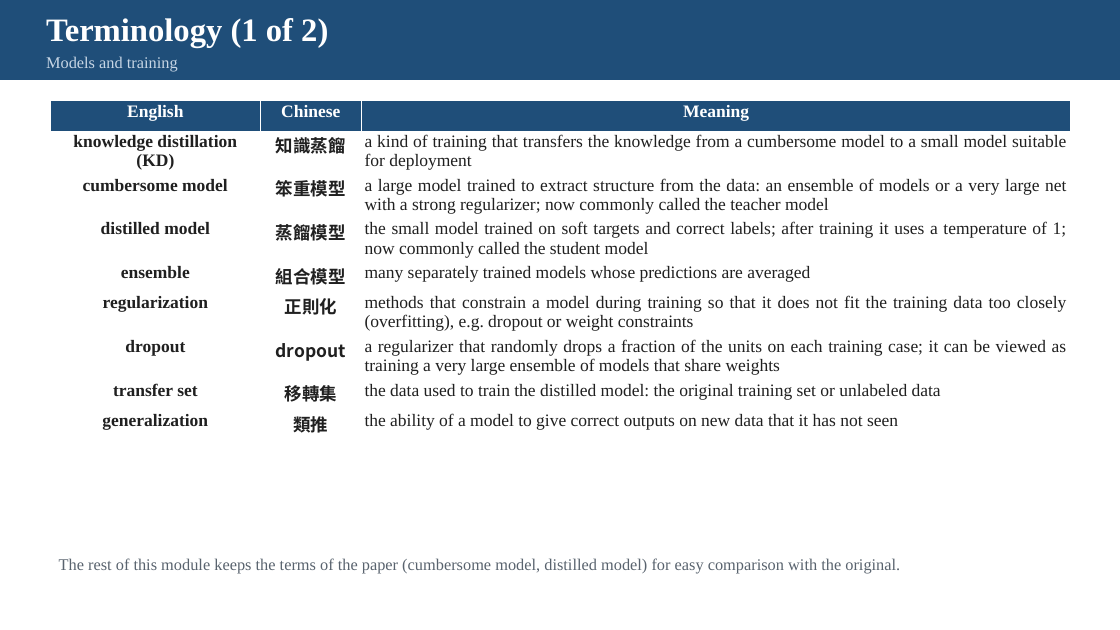
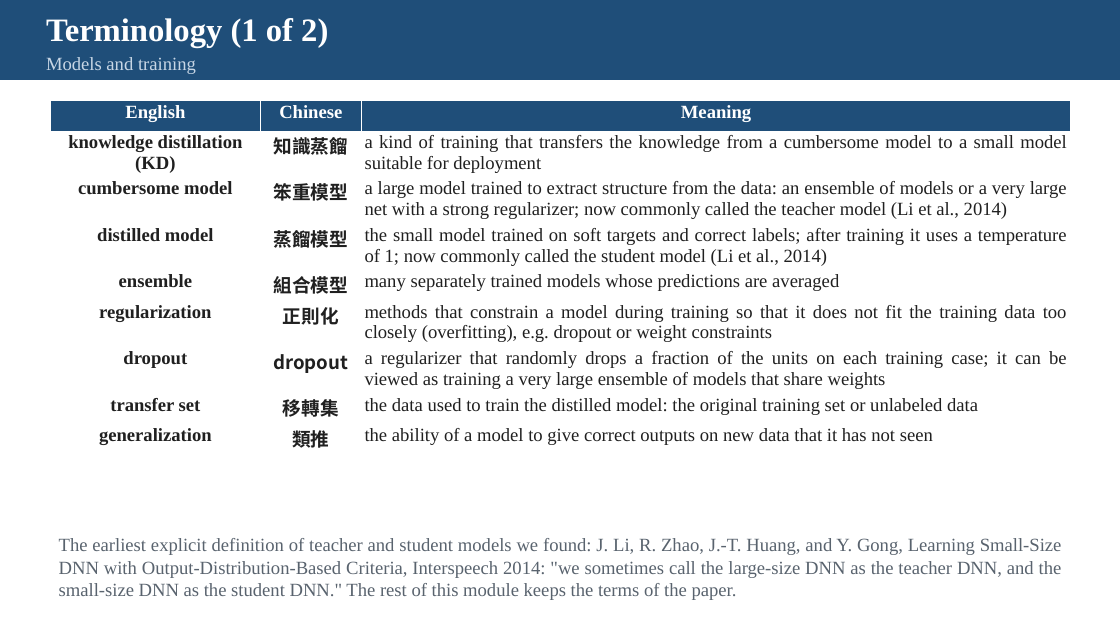
Before and after one commit to pychang-ai/115-1_DLMA, a slide deck: slide 5 of topics/knowledge-distillation/Knowledge_Distillation_slides_EN.pptx. Drawn at 1120x630 pixels with LibreOffice and Linux fonts; fonts in the diff are those of the drawing. Boxes give left, top, right and bottom in pixels: in the first picture for what was removed or moved away, otherwise in the second. Text is boxed around its words. In the diff, an @@ line names an element or a change of style, - is before the commit and + after.

```diff
--- a/topics/knowledge-distillation/Knowledge_Distillation_slides_EN.pptx
+++ b/topics/knowledge-distillation/Knowledge_Distillation_slides_EN.pptx
@@ text "Models and training" at [46,57,196,74]: size 14 to 16 pt @@
@@ table at [50,101,1071,456] @@
-row 3, column 3: a large model trained to extract structure from the data: an ensemble of models or a very large net with a strong regularizer; now commonly called the teacher model
+row 3, column 3: a large model trained to extract structure from the data: an ensemble of models or a very large net with a strong regularizer; now commonly called the teacher model (Li et al., 2014)
-row 4, column 3: the small model trained on soft targets and correct labels; after training it uses a temperature of 1; now commonly called the student model
+row 4, column 3: the small model trained on soft targets and correct labels; after training it uses a temperature of 1; now commonly called the student model (Li et al., 2014)
@@ size 15 to 16 pt in "English", "Chinese", "Meaning", "knowledge distillation (KD)" and 21 more places @@
@@ text at [59,538,1062,600]: text changed; size 14 to 16 pt @@
-The rest of this module keeps the terms of the paper (cumbersome model, distilled model) for easy comparison with the original.
+The earliest explicit definition of teacher and student models we found: J. Li, R. Zhao, J.-T. Huang, and Y. Gong, Learning Small-Size DNN with Output-Distribution-Based Criteria, Interspeech 2014: "we sometimes call the large-size DNN as the teacher DNN, and the small-size DNN as the student DNN." The rest of this module keeps the terms of the paper.
```
Also in this commit, not shown: 22 other slides changed, 7 other files.
